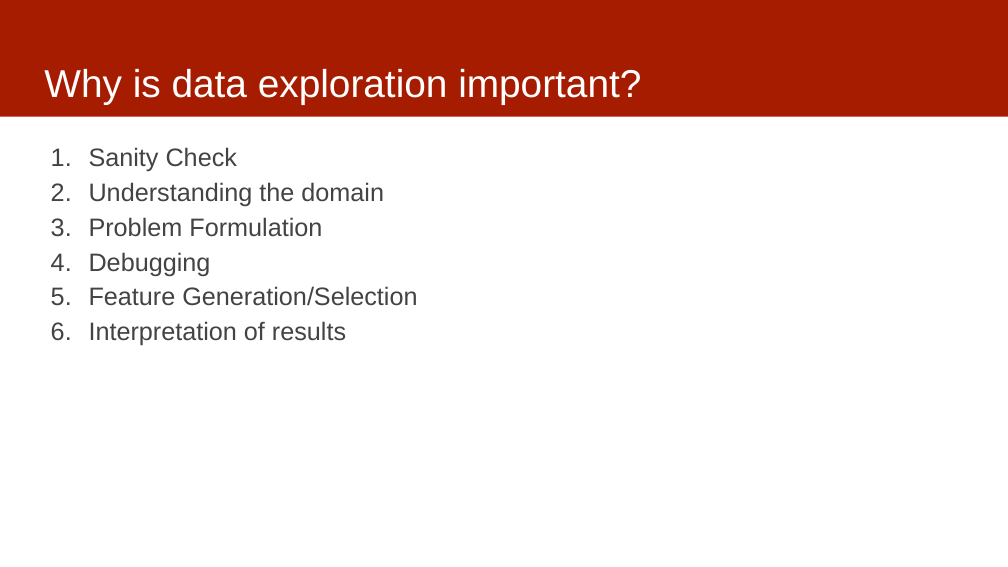
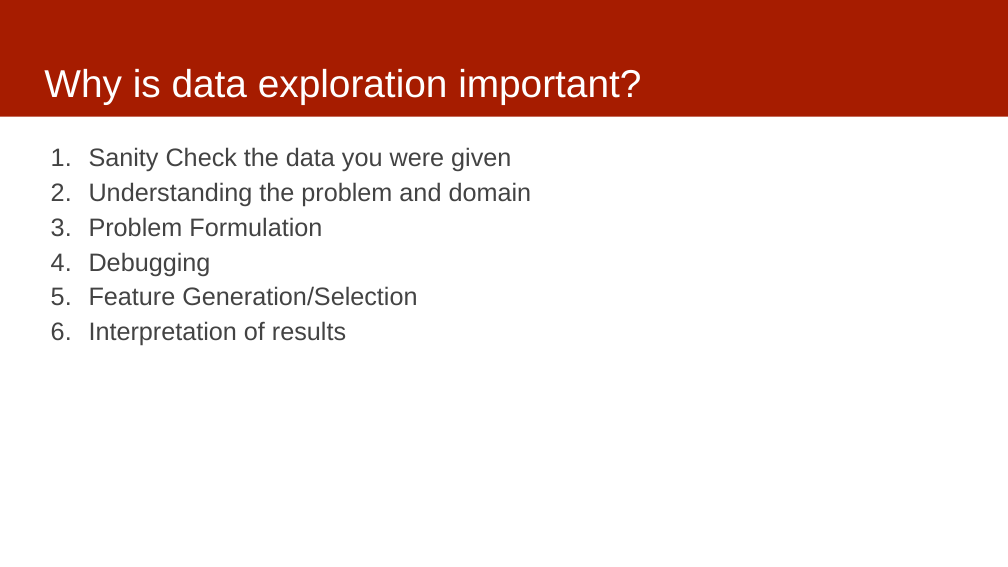
Before and after one commit to dssg/mlforpublicpolicylab, a slide deck: slide 6 of 03 - Data Exploration, Analytical Formulation, and Baselines/data-exploration.pptx. Drawn at 1008x567 pixels with LibreOffice and Linux fonts; fonts in the diff are those of the drawing. Boxes give left, top, right and bottom in pixels: in the first picture for what was removed or moved away, otherwise in the second. Text is boxed around its words. In the diff, an @@ line names an element or a change of style, - is before the commit and + after.

Commit message:
updated data

```diff
--- a/03 - Data Exploration, Analytical Formulation, and Baselines/data-exploration.pptx
+++ b/03 - Data Exploration, Analytical Formulation, and Baselines/data-exploration.pptx
@@ text at (89,147,532,207): text changed @@
-1. Sanity Check
-2. Understanding the domain
+1. Sanity Check the data you were given
+2. Understanding the problem and domain
```
Also in this commit, not shown: 4 other slides changed.
